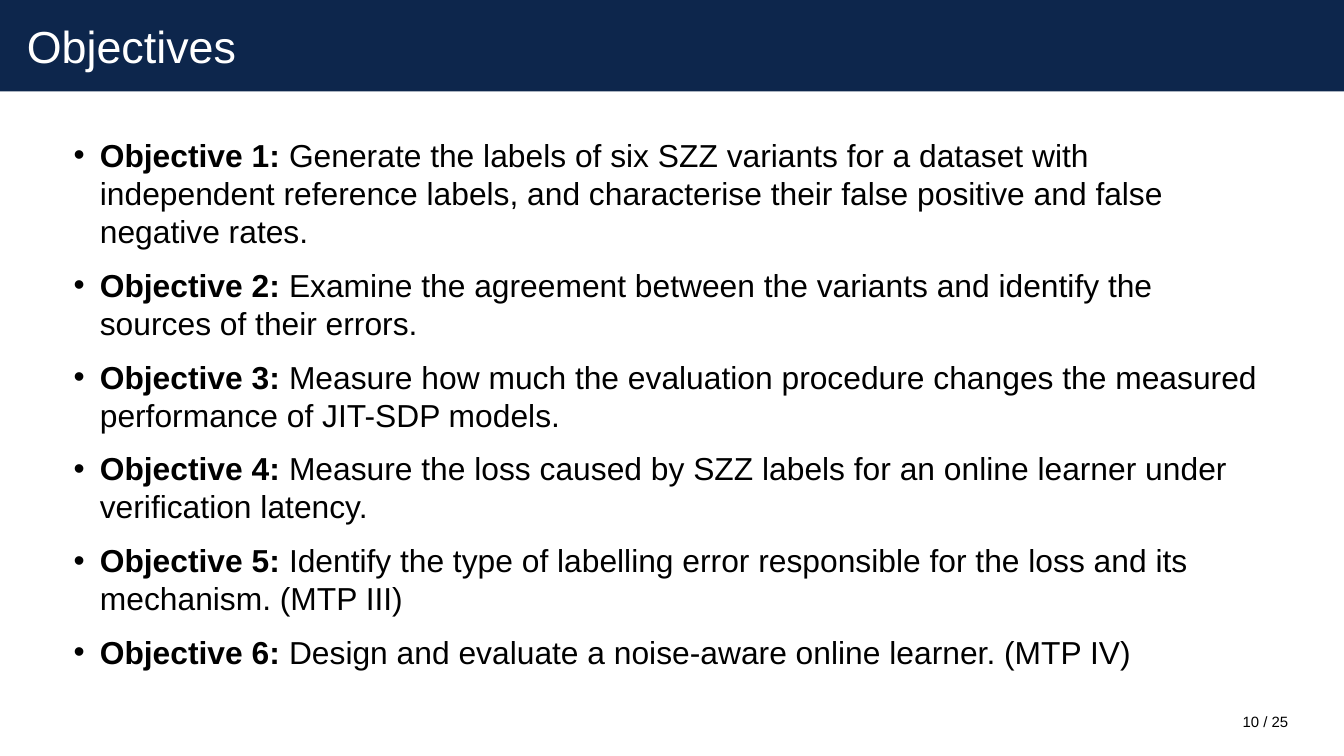
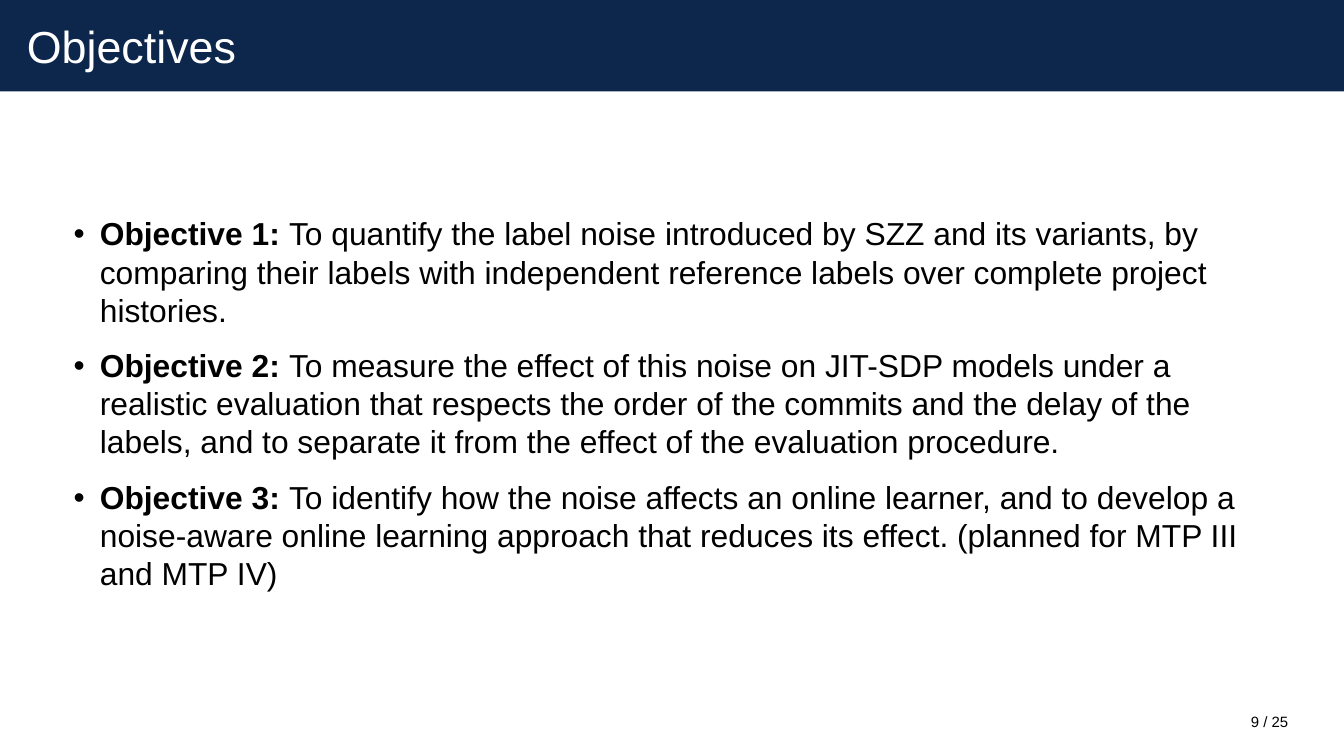
Before and after one commit to itz-puneet/thesis-later, a slide deck: slide 9 of MTP 2/presentation/mtp2_presentation.pptx (slide 10 before the commit). Drawn at 1344x756 pixels with LibreOffice and Linux fonts; fonts in the diff are those of the drawing. Boxes give left, top, right and bottom in pixels: in the first picture for what was removed or moved away, otherwise in the second. Text is boxed around its words. In the diff, an @@ line names an element or a change of style, - is before the commit and + after.

Commit message:
Shorten the title, reduce the objectives and add the methodology to the first-stage report
Changes asked for by the supervisor after reviewing the first-stage report
and slides:

- Title is now "Label Noise in Just-In-Time Software Defect Prediction".
- The six objectives are reduced to three main objectives, which are
  stated before the research questions. Each research question names the
  objective it belongs to.
- The first-stage report has a new chapter, "Proposed Methodology",
  written as planned work without results. The closing chapter is
  shortened accordingly and the last paragraph of the abstract is removed.
- The second-stage report uses the same title and objectives and now
  refers to its own work as the second stage.
- Slides: new title, objectives before research questions, methodology
  slides in the first-stage deck, and no timeline slide in that deck.

```diff
--- a/MTP 2/presentation/mtp2_presentation.pptx
+++ b/MTP 2/presentation/mtp2_presentation.pptx
@@ text at [100, 222, 1237, 591]: text changed @@
-• Objective 1: Generate the labels of six SZZ variants for a dataset with independent reference labels, and characterise their false positive and false negative rates.
-• Objective 2: Examine the agreement between the variants and identify the sources of their errors.
-• Objective 3: Measure how much the evaluation procedure changes the measured performance of JIT-SDP models.
-• Objective 4: Measure the loss caused by SZZ labels for an online learner under verification latency.
-• Objective 5: Identify the type of labelling error responsible for the loss and its mechanism. (MTP III)
-• Objective 6: Design and evaluate a noise-aware online learner. (MTP IV)
+• Objective 1: To quantify the label noise introduced by SZZ and its variants, by comparing their labels with independent reference labels over complete project histories.
+• Objective 2: To measure the effect of this noise on JIT-SDP models under a realistic evaluation that respects the order of the commits and the delay of the labels, and to separate it from the effect of the evaluation procedure.
+• Objective 3: To identify how the noise affects an online learner, and to develop a noise-aware online learning approach that reduces its effect. (planned for MTP III and MTP IV)
@@ page number at [1251, 716, 1259, 727]: text changed @@
-10
+9
```
Also in this commit, not shown: 3 other slides changed, 10 other files.
